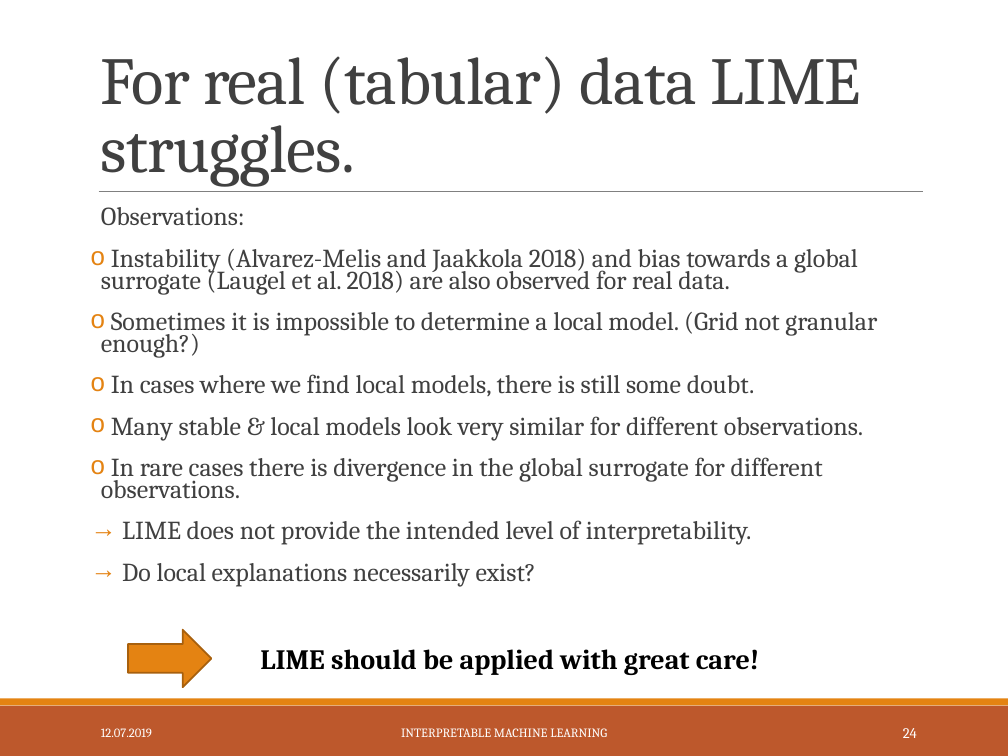
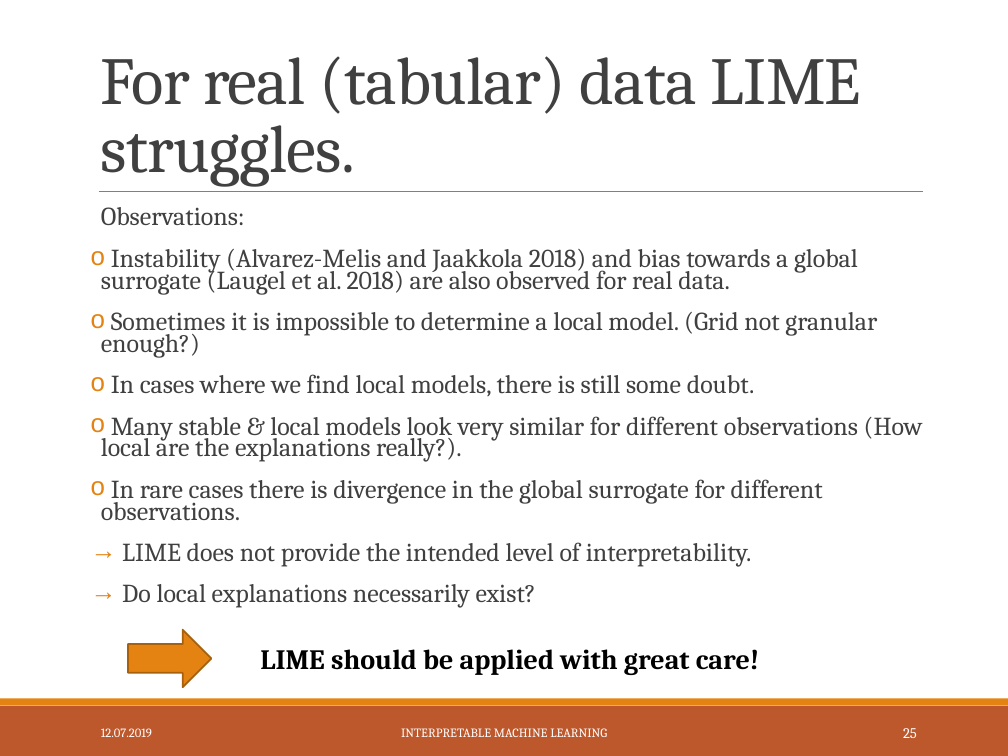
Before and after one commit to slds-lmu/iml_methods_limitations, a slide deck: slide 26 of Slides/LIME-neighbourhood.pptx (slide 25 before the commit). Drawn at 1008x756 pixels with LibreOffice and Linux fonts; fonts in the diff are those of the drawing. Boxes give left, top, right and bottom in pixels: in the first picture for what was removed or moved away, otherwise in the second. Text is boxed around its words. In the diff, an @@ line names an element or a change of style, - is before the commit and + after.

```diff
--- a/Slides/LIME-neighbourhood.pptx
+++ b/Slides/LIME-neighbourhood.pptx
@@ text at (101, 416, 923, 462): text changed @@
-o Many stable & local models look very similar for different observations.
+o Many stable & local models look very similar for different observations (How local are the explanations really?).
@@ page number at (903, 728, 917, 738): text changed @@
-24
+25
```
Also in this commit, not shown: 1 other slide changed, 1 slide added, 3 other files.
